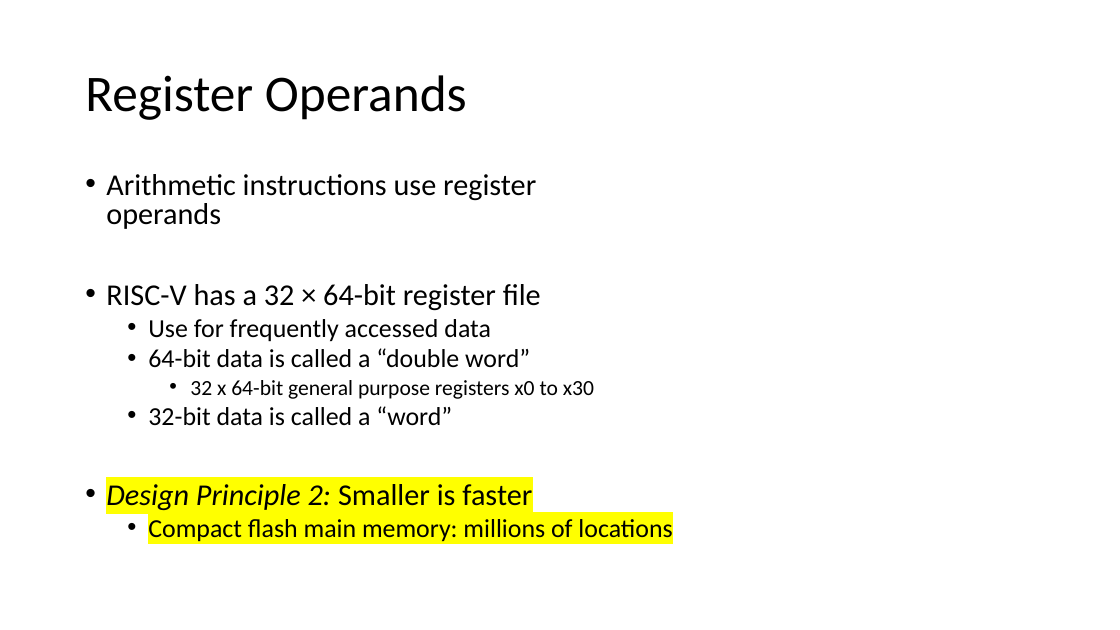
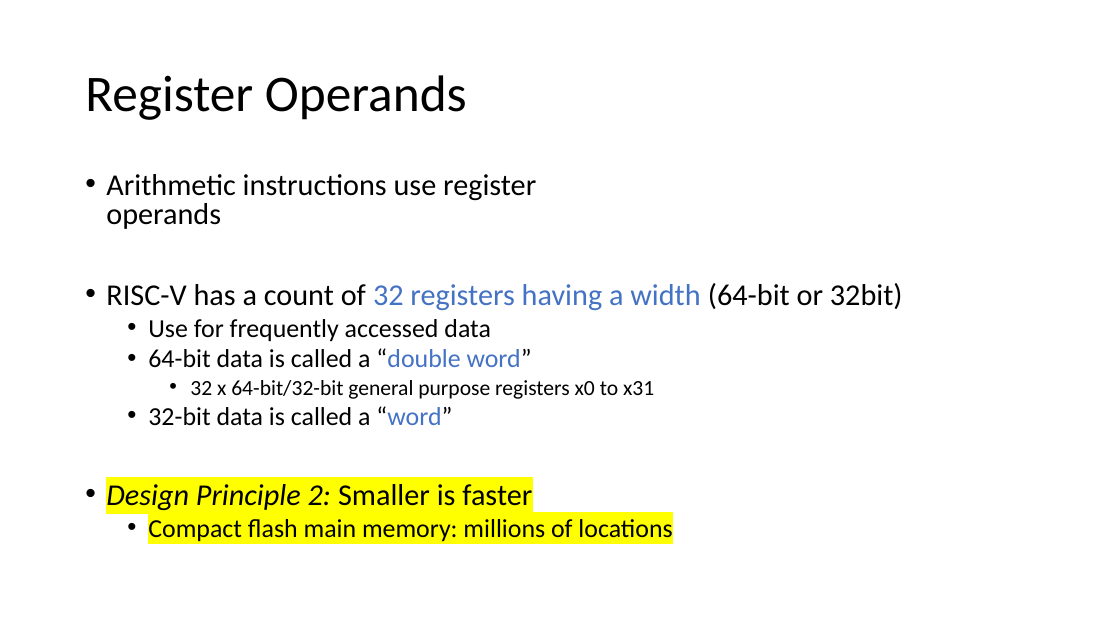
Before and after one commit to PG-DESD/CDAC_Sharing_Data, a slide deck: slide 31 of Microprocessor/TheoryLectures/RISC-V_Theory.pptx. Drawn at 1120x630 pixels with LibreOffice and Linux fonts; fonts in the diff are those of the drawing. Boxes give left, top, right and bottom in pixels: in the first picture for what was removed or moved away, otherwise in the second. Text is boxed around its words. In the diff, an @@ line names an element or a change of style, - is before the commit and + after.

```diff
--- a/Microprocessor/TheoryLectures/RISC-V_Theory.pptx
+++ b/Microprocessor/TheoryLectures/RISC-V_Theory.pptx
@@ text at box(106, 283, 903, 310): text changed @@
-• RISC-V has a 32 × 64-bit register file
+• RISC-V has a count of 32 registers having a width (64-bit or 32bit)
@@ text at box(148, 348, 532, 426): text colour #000000 to #4472C4 in "“double word”", "“word”" @@
@@ text at box(190, 380, 654, 399): text changed @@
-    • 32 x 64-bit general purpose registers x0 to x30
+    • 32 x 64-bit/32-bit general purpose registers x0 to x31
```
Also in this commit, not shown: 17 other slides changed, 17 slides added, 1 slide removed.
